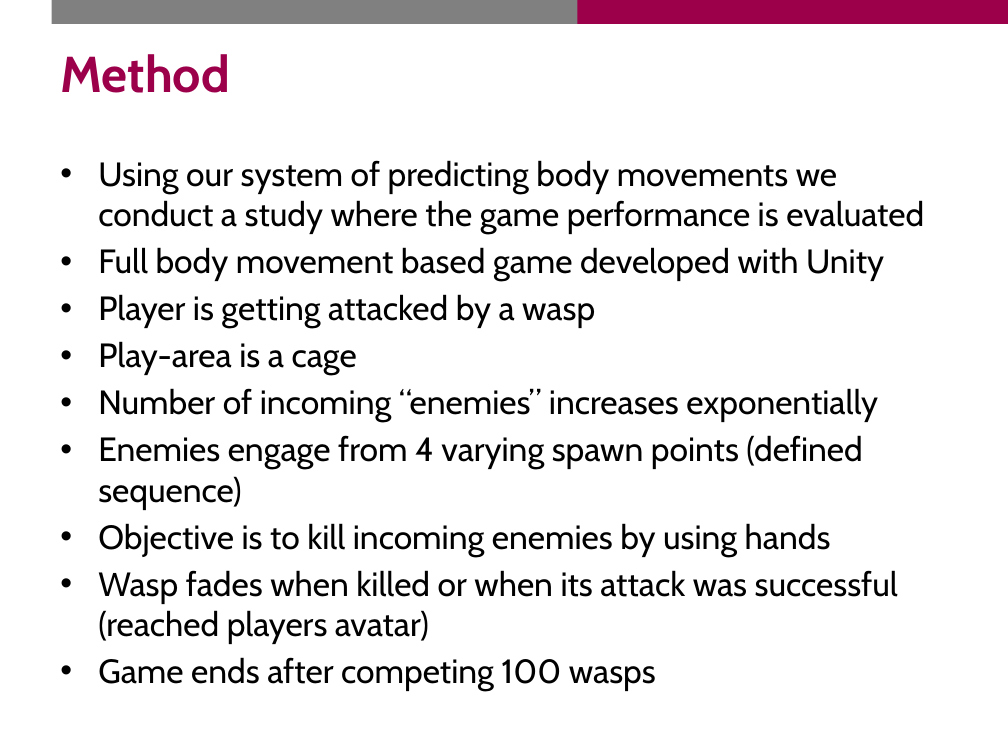
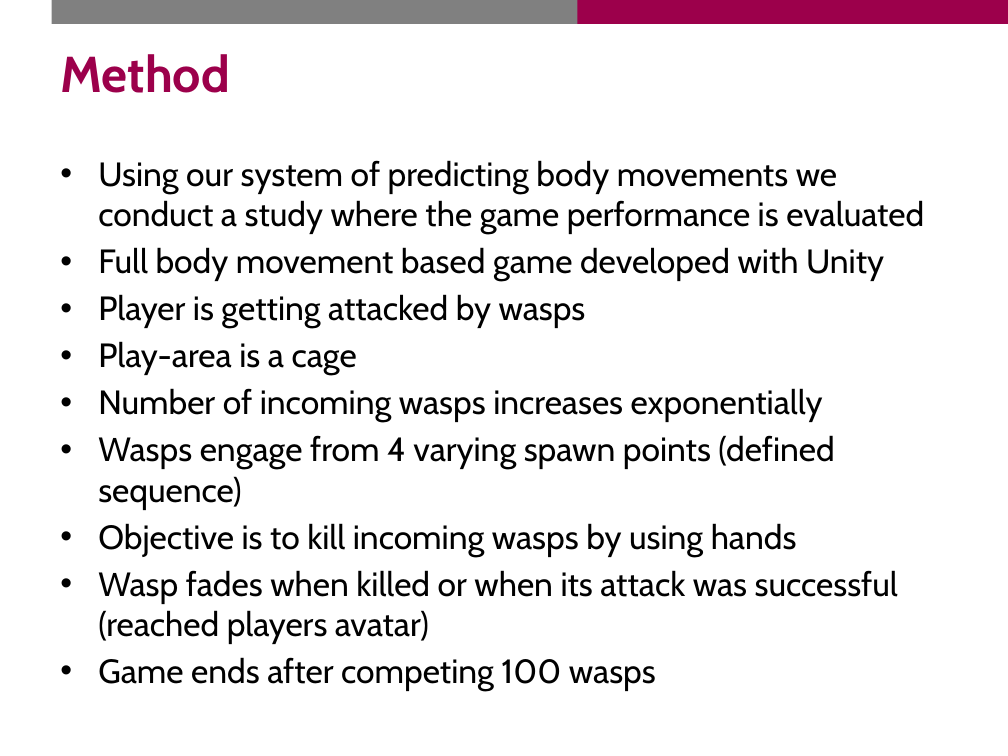
Before and after one commit to Cele3x/research-seminar, a slide deck: slide 3 of status-reports/20200205/predicting_avatar_movements.pptx. Drawn at 1008x756 pixels with LibreOffice and Linux fonts; fonts in the diff are those of the drawing; background and template pictures are left out. Boxes give left, top, right and bottom in pixels: in the first picture for what was removed or moved away, otherwise in the second. Text is boxed around its words. In the diff, an @@ line names an element or a change of style, - is before the commit and + after.

```diff
--- a/status-reports/20200205/predicting_avatar_movements.pptx
+++ b/status-reports/20200205/predicting_avatar_movements.pptx
@@ text at <box>98,294,586,328</box>: text changed @@
-• Player is getting attacked by a wasp
+• Player is getting attacked by wasps
@@ text at <box>98,388,834,557</box>: text changed @@
-• Number of incoming “enemies” increases exponentially
-• Enemies engage from 4 varying spawn points (defined sequence)
-• Objective is to kill incoming enemies by using hands
+• Number of incoming wasps increases exponentially
+• Wasps engage from 4 varying spawn points (defined sequence)
+• Objective is to kill incoming wasps by using hands
```
